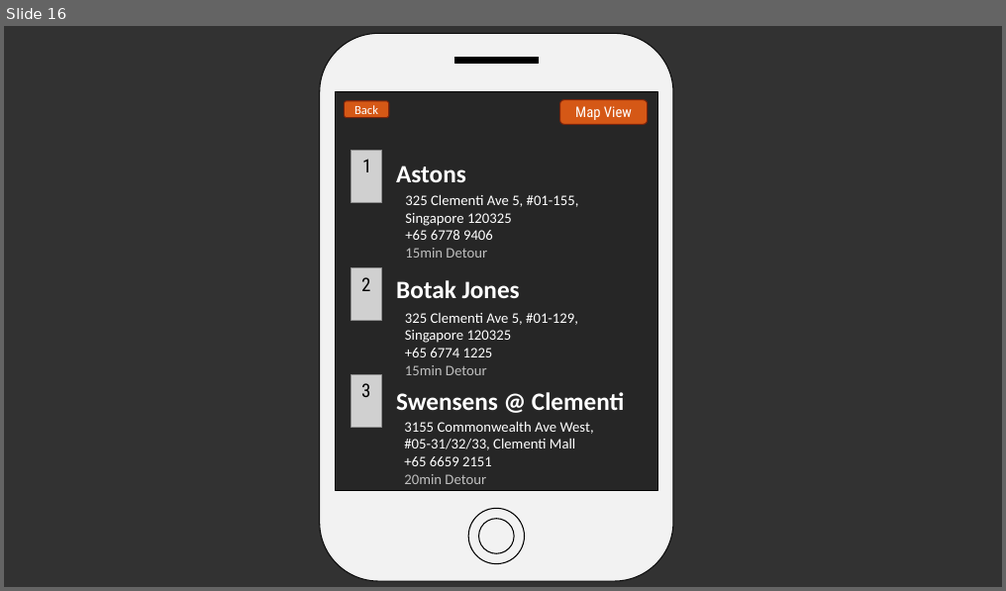
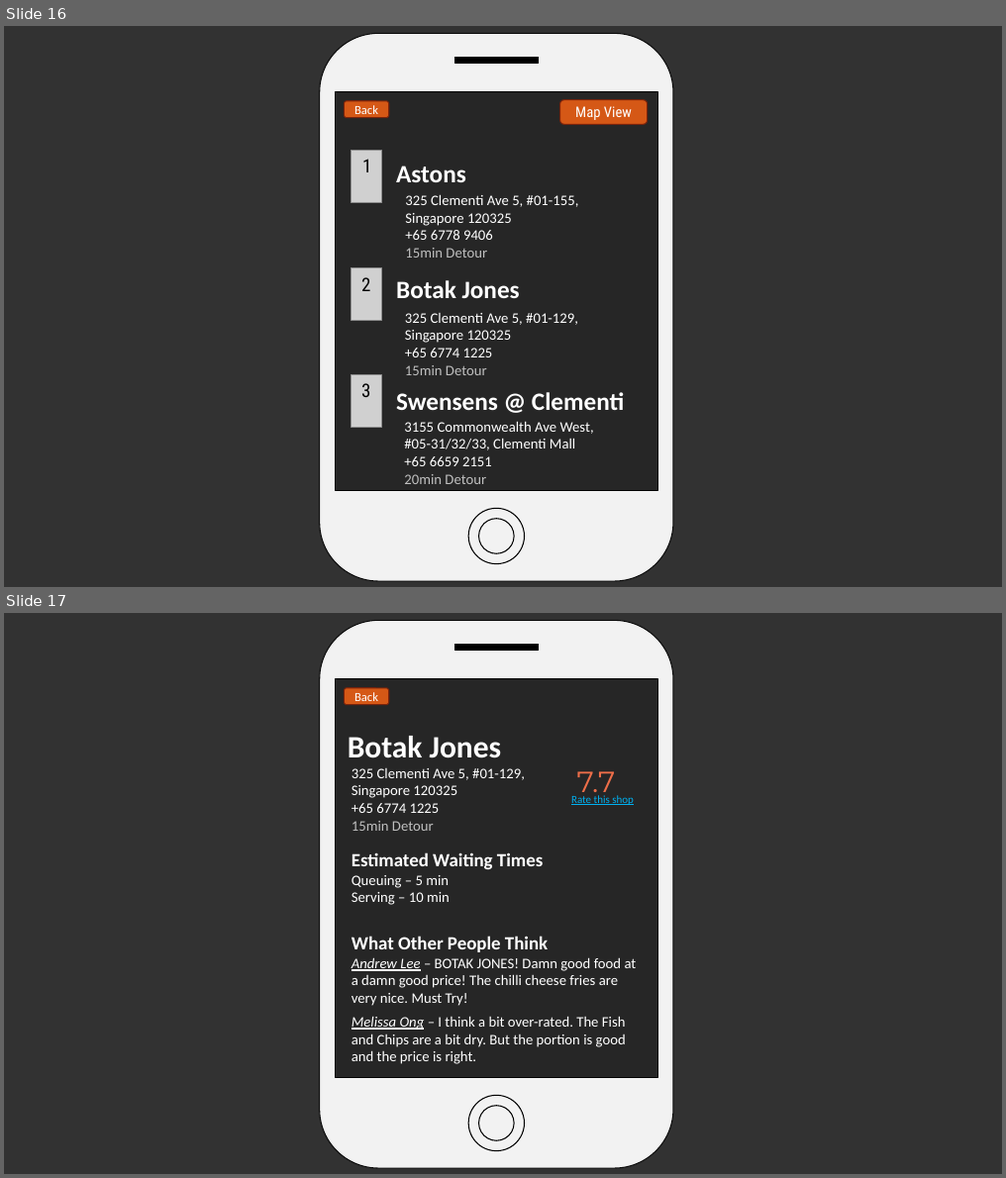
Before and after one commit to blackhydrogen/hungrygothere, a slide deck: Hungry Go THERE.pptx. Shown one above the other, each under a label of ours: slide 16 before the commit, slides 16 and 17 after it. The pictures are 1006x591 and 1006x1178 pixels, drawn with LibreOffice and Linux fonts; fonts in the diff are those of the drawing; grey boxes stand for pictures. Boxes give left, top, right and bottom in pixels: in the first picture for what was removed or moved away, otherwise in the second. Text is boxed around its words. In the diff, an @@ line names an element or a change of style, - is before the commit and + after.

```diff
--- a/Hungry Go THERE.pptx
+++ b/Hungry Go THERE.pptx
@@ slide 17 added at (x1=4, y1=613, x2=1002, y2=1174), background #323232 @@
@@ rounded rectangle added at (x1=320, y1=621, x2=674, y2=1168), fill #F2F2F2, outline #0D0D0D 1 pt @@
@@ rectangle added at (x1=454, y1=644, x2=539, y2=650), fill #000000, outline #000000 1 pt @@
@@ rectangle added at (x1=335, y1=679, x2=657, y2=1078), fill #262626, outline #000000 1 pt @@
@@ rounded rectangle added at (x1=344, y1=688, x2=389, y2=704), fill #D55816, outline #7A240B 1 pt, 12 pt, text #FFFFFF @@
+Back
@@ text added at (x1=348, y1=736, x2=502, y2=759), 30 pt, text #FFFFFF, bold @@
+Botak Jones
@@ text added at (x1=351, y1=768, x2=525, y2=831), 14 pt, text #FFFFFF @@
+325 Clementi Ave 5, #01-129,
+Singapore 120325
++65 6774 1225
+15min Detour
@@ text added at (x1=577, y1=771, x2=616, y2=800), 28 pt, text #EE6E4A @@
+7.7
@@ text added at (x1=571, y1=795, x2=634, y2=805), 10.5 pt, text #00B0F0, underline @@
+Rate this shop
@@ text added at (x1=351, y1=853, x2=543, y2=869), 18 pt, text #FFFFFF, bold @@
+Estimated Waiting Times
@@ text added at (x1=351, y1=875, x2=450, y2=905), 14 pt, text #FFFFFF @@
+Queuing – 5 min
+Serving – 10 min
@@ text added at (x1=351, y1=936, x2=548, y2=953), 18 pt, text #FFFFFF, bold @@
+What Other People Think
@@ text added at (x1=351, y1=958, x2=637, y2=1006), 14 pt, text #FFFFFF @@
+Andrew Lee – BOTAK JONES! Damn good food at a damn good price! The chilli cheese fries are very nice. Must Try!
@@ text added at (x1=351, y1=1016, x2=626, y2=1064), 14 pt, text #FFFFFF @@
+Melissa Ong – I think a bit over-rated. The Fish and Chips are a bit dry. But the portion is good and the price is right.
@@ ellipse added at (x1=469, y1=1096, x2=525, y2=1152), fill #F2F2F2, outline #000000 1 pt @@
@@ ellipse added at (x1=478, y1=1106, x2=514, y2=1141), fill #F2F2F2, outline #000000 1 pt @@
```
Also in this commit, not shown: 2 other slides added, 1 slide removed, 3 other files.
